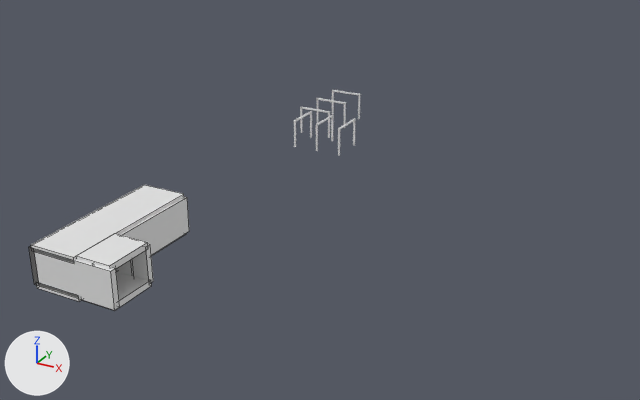
An edit to the Blender file Assets/Models/Untitled.blend, drawn before and after from the same camera.
One viewpoint serves both versions: a camera (50 mm lens) standing at (85.8, -148.9, 59.6) and looking at (20.7, -30.6, 0.4). Lighting does not change. The marker at lower left points along +X, +Y and +Z. The picture after the commit comes second. Mesh edges are drawn as thin lines on the coarser meshes.

Names of what the first picture shows: '入口通路', '廃坑_木柱（最初の曲がり角）'.
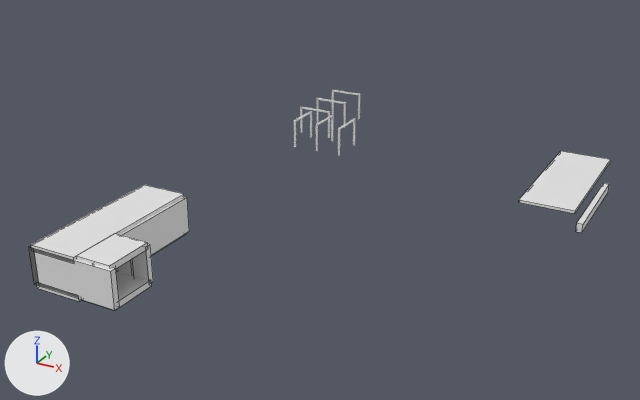
Pixel boxes (x1, y1, x2, y2) of what changed, in the pictures (640 x 400 px):
'入口通路', reshaped (262% wider, 27% taller): before (29, 185, 189, 311); after (29, 151, 611, 311)
part 1 of me_cube_012, added: after (519, 151, 611, 214)
part 2 of me_cube_012, added: after (576, 183, 609, 233)

The edits, one by one:
me_cube_012 is used by ob_入口通路; location (7.0, -61.7, 0.0); scale (0.6, 1.0, 1.0).
me_cube_012 had 104 vertices, 78 faces and spanned x -19.2..5.8, y -8.5..16.6, z -3.5..3.5.
me_cube_012 now has 120 vertices, 90 faces and spans x -19.2..93.3, y -8.5..59.1, z -3.5..5.7.
me_cube_012 part 1: a new loose piece, a box spanning x 76.44..90.54, y 35.11..59.14, z 5.23..5.66, in mat_廃坑の岩_001 (white #e7e7e7).
me_cube_012 part 2: a new loose piece, a box spanning x 91.8..93.3, y 33.9..51.2, z 3.0..4.4, in mat_廃坑の岩_001 (white #e7e7e7).
